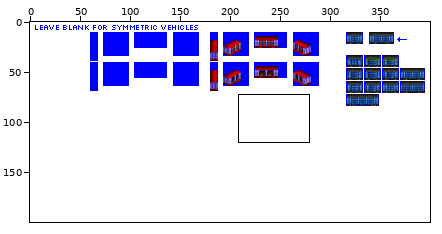
Sprite sheet -- src/graphics/pony/box_car_pony_gen_4B.png. The first picture is a wide view before the edit; the outline marks the close-up.
Close-up. Old version:
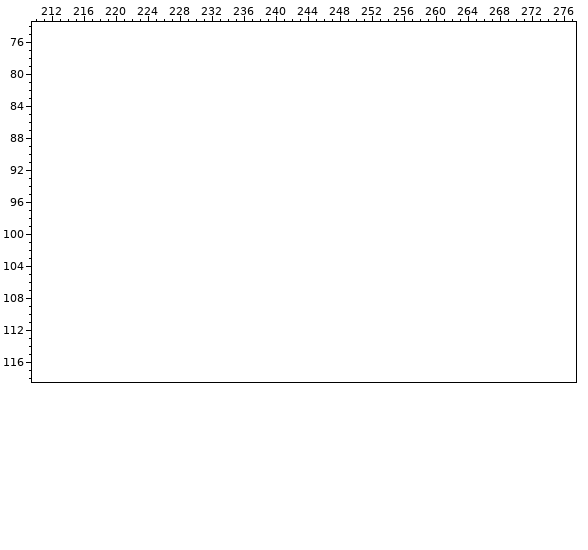
The file is 400x200 pixels. Colours within 5 levels of each other are drawn and written as one. Shown: x 210..277, y 74..118.
The same view after the edit:
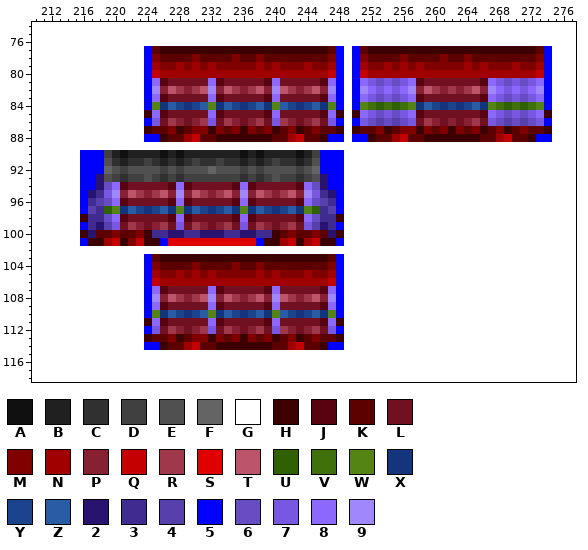
Palette (. is transparent): A #101010  B #202020  C #303030  D #404040  E #505050  F #646464  G #ffffff  H #3c0000  J #580410  K #5c0000  L #701020  M #800000  N #a00000  P #882034  Q #c40000  R #a0384c  S #e00000  T #bc546c  U #306004  V #40700c  W #548414  X #14347c  Y #1c448c  Z #285ca4  2 #281470  3 #402c90  4 #5840ac  5 #0000ff  6 #684cc4  7 #7858e0  8 #8c68fc  9 #a088fc
Changes in this commit:
y 77: x 224..248 GGGGGGGGGGGGGGGGGGGGGGGGG -> 5KHHHHHHHHHHHHHHHHHHHHHK5; x 250..274 GGGGGGGGGGGGGGGGGGGGGGGGG -> 5KHHHHHHHHHHHHHHHHHHHHHK5
y 78: x 224..248 GGGGGGGGGGGGGGGGGGGGGGGGG -> 5MKKKKMKKKKMKKMKKKKKKKKM5; x 250..274 GGGGGGGGGGGGGGGGGGGGGGGGG -> 5MKKKKMKKKKMKKMKKKKKKKKM5
y 79: x 224..248 GGGGGGGGGGGGGGGGGGGGGGGGG -> 5NMMNMNMNMMMMMNMNMMMNMMN5; x 250..274 GGGGGGGGGGGGGGGGGGGGGGGGG -> 5NMMNMNMNMMMMMNMNMMMNMMN5
y 80: x 224..248 GGGGGGGGGGGGGGGGGGGGGGGGG -> 5QNNNNNNNNNNNNNNNNNNNNNQ5; x 250..274 GGGGGGGGGGGGGGGGGGGGGGGGG -> 5QNNNNNNNNNNNNNNNNNNNNNQ5
y 81: x 224..248 GGGGGGGGGGGGGGGGGGGGGGGGG -> 58JLLLLL8JLLLLLJ8LLLLLJ85; x 250..274 GGGGGGGGGGGGGGGGGGGGGGGGG -> 58767678JLLLLLLLJ87676785
y 82: x 224..248 GGGGGGGGGGGGGGGGGGGGGGGGG -> 59PTRPRT9PTRPRTP9TRPRTP95; x 250..274 GGGGGGGGGGGGGGGGGGGGGGGGG -> 59878789PTRPRPRTP98787895
y 83: x 224..248 GGGGGGGGGGGGGGGGGGGGGGGGG -> 58JLLLLL8JLLLLLJ8LLLLLJ85; x 250..274 GGGGGGGGGGGGGGGGGGGGGGGGG -> 58767678JLLLLLLLJ87676785
y 84: x 224..248 GGGGGGGGGGGGGGGGGGGGGGGGG -> 5WXZYXYZWXZYXYZXWZYXYZXW5; x 250..274 GGGGGGGGGGGGGGGGGGGGGGGGG -> 5WVUVUVWXZYXYXYZXWVUVUVW5
y 85: x 224..248 GGGGGGGGGGGGGGGGGGGGGGGGG -> H8JLLLLL8JLLLLLJ8LLLLLJ8H; x 250..274 GGGGGGGGGGGGGGGGGGGGGGGGG -> H8767678JLLLLLLLJ8767678H
y 86: x 224..248 GGGGGGGGGGGGGGGGGGGGGGGGG -> 57LRPLPR7LRPLPRL7RPLPRL75; x 250..274 GGGGGGGGGGGGGGGGGGGGGGGGG -> 57646467LRPLPLPRL76464675
y 87: x 224..248 GGGGGGGGGGGGGGGGGGGGGGGGG -> HKKMHKMMHMKMHMKMHKMHKMKKH; x 250..274 GGGGGGGGGGGGGGGGGGGGGGGGG -> HKKMHKMMHMKMHMKMHKMHKMKKH
y 88: x 224..248 GGGGGGGGGGGGGGGGGGGGGGGGG -> 55HKKNQKKHHHHHHHKKNQKKH55; x 250..274 GGGGGGGGGGGGGGGGGGGGGGGGG -> 55HKKNQKKHHHHHHHKKNQKKH55
y 90: x 216..248 GGGGGGGGGGGGGGGGGGGGGGGGGGGGGGGGG -> 555DBABBBBABABBBBBBBABABBBBABD555
y 91: x 216..248 GGGGGGGGGGGGGGGGGGGGGGGGGGGGGGGGG -> 555ECBCCDCBCBCDCCDCCBCBCDCCBCE555
y 92: x 216..248 GGGGGGGGGGGGGGGGGGGGGGGGGGGGGGGGG -> 555FEDEEEEDEDEEEFEEEDEDEEEEDEF555
y 93: x 216..248 GGGGGGGGGGGGGGGGGGGGGGGGGGGGGGGGG -> 552EDCDDEDCDCDDDDDDDCDCDEDDCDE255
y 94: x 216..248 GGGGGGGGGGGGGGGGGGGGGGGGGGGGGGGGG -> 55268JLLLLLJ8JLLLLLJ8JLLLLLJ86255
y 95: x 216..248 GGGGGGGGGGGGGGGGGGGGGGGGGGGGGGGGG -> 52379PTRPRTP9PTRPRTP9PTRPRTP97325
y 96: x 216..248 GGGGGGGGGGGGGGGGGGGGGGGGGGGGGGGGG -> 53468JLLLLLJ8JLLLLLJ8JLLLLLJ86435
y 97: x 216..248 GGGGGGGGGGGGGGGGGGGGGGGGGGGGGGGGG -> 543UWXZYXYZXWXZYXYZXWXZYXYZXWU345
y 98: x 216..248 GGGGGGGGGGGGGGGGGGGGGGGGGGGGGGGGG -> H3368JLLLLLJ8JLLLLLJ8JLLLLLJ8633H
y 99: x 216..248 GGGGGGGGGGGGGGGGGGGGGGGGGGGGGGGGG -> 53247LRPLPRL7LRPLPRL7LRPLPRL74235
y 100: x 216..248 GGGGGGGGGGGGGGGGGGGGGGGGGGGGGGGGG -> H2KKMKKMH332233222332233HKMKKMK2H
y 101: x 216..248 GGGGGGGGGGGGGGGGGGGGGGGGGGGGGGGGG -> 5HHNQHMQHH5SSSSSSSSSSS5HHNQHNQHH5
y 103: x 224..248 GGGGGGGGGGGGGGGGGGGGGGGGG -> 5KHHHHHHHHHHHHHHHHHHHHHK5
y 104: x 224..248 GGGGGGGGGGGGGGGGGGGGGGGGG -> 5MKKKKMKKKKMKKMKKKKKKKKM5
y 105: x 224..248 GGGGGGGGGGGGGGGGGGGGGGGGG -> 5NMMNMNMNMMMMMNMNMMMNMMN5
y 106: x 224..248 GGGGGGGGGGGGGGGGGGGGGGGGG -> 5QNNNNNNNNNNNNNNNNNNNNNQ5
y 107: x 224..248 GGGGGGGGGGGGGGGGGGGGGGGGG -> 58JLLLLL8JLLLLLJ8LLLLLJ85
y 108: x 224..248 GGGGGGGGGGGGGGGGGGGGGGGGG -> 59PTRPRT9PTRPRTP9TRPRTP95
y 109: x 224..248 GGGGGGGGGGGGGGGGGGGGGGGGG -> 58JLLLLL8JLLLLLJ8LLLLLJ85
y 110: x 224..248 GGGGGGGGGGGGGGGGGGGGGGGGG -> 5WXZYXYZWXZYXYZXWZYXYZXW5
y 111: x 224..248 GGGGGGGGGGGGGGGGGGGGGGGGG -> H8JLLLLL8JLLLLLJ8LLLLLJ8H
y 112: x 224..248 GGGGGGGGGGGGGGGGGGGGGGGGG -> 57LRPLPR7LRPLPRL7RPLPRL75
y 113: x 224..248 GGGGGGGGGGGGGGGGGGGGGGGGG -> HKKMHKMMHMKMHMKMHKMHKMKKH
y 114: x 224..248 GGGGGGGGGGGGGGGGGGGGGGGGG -> 55HKKNQKKHHHHHHHKKNQKKH55
Pixel boxes of the changes (left, top, right, bottom) in both close-ups:
changed: (80, 46, 552, 350)
